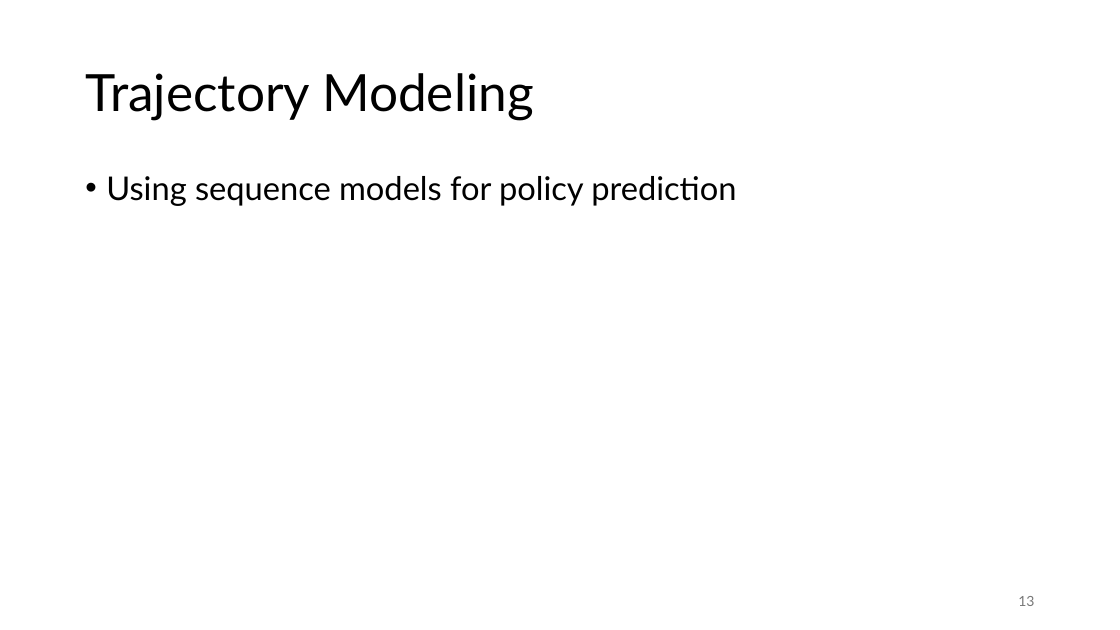
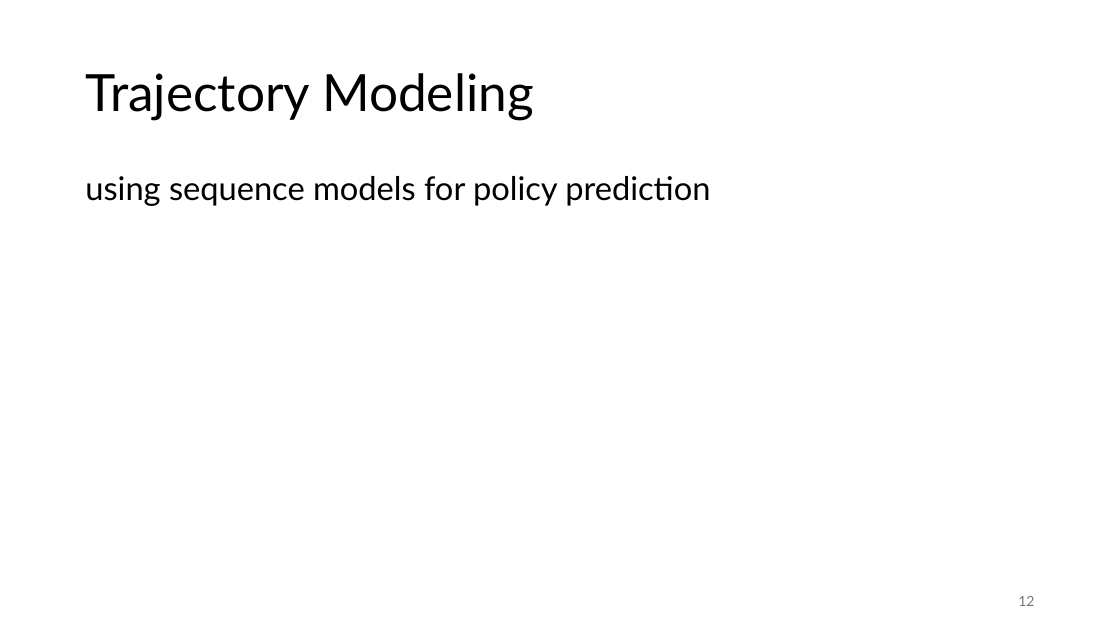
Before and after one commit to FelixWick/reinforcement_learning, a slide deck: slide 12 of slides/5_advanced.pptx (slide 13 before the commit). Drawn at 1120x630 pixels with LibreOffice and Linux fonts; fonts in the diff are those of the drawing. Boxes give left, top, right and bottom in pixels: in the first picture for what was removed or moved away, otherwise in the second. Text is boxed around its words. In the diff, an @@ line names an element or a change of style, - is before the commit and + after.

```diff
--- a/slides/5_advanced.pptx
+++ b/slides/5_advanced.pptx
@@ text at bbox=[85, 176, 710, 206]: text changed @@
-• Using sequence models for policy prediction
+using sequence models for policy prediction
@@ page number at bbox=[1018, 596, 1034, 606]: text changed @@
-13
+12
```
Also in this commit, not shown: 11 other slides changed, 1 slide removed.
